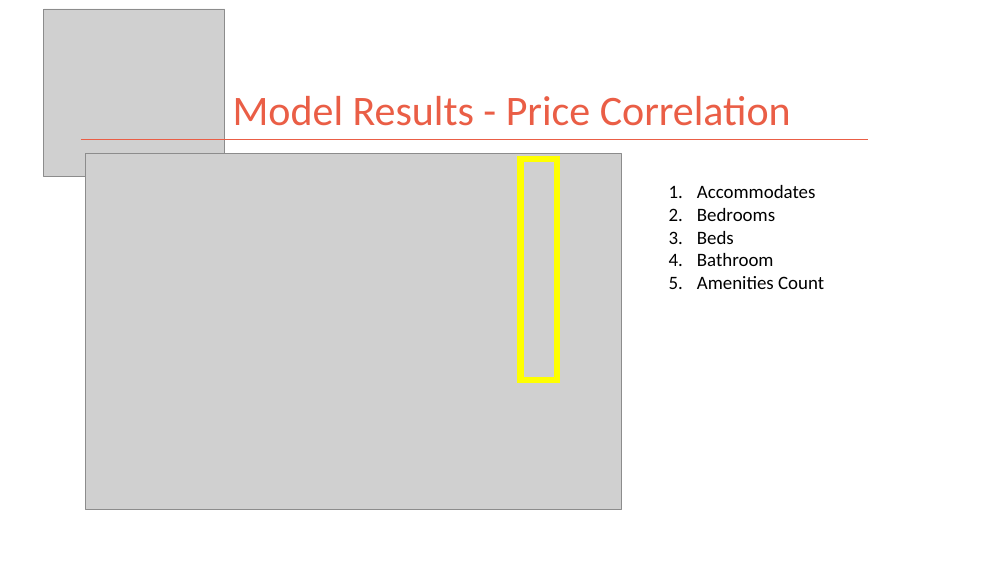
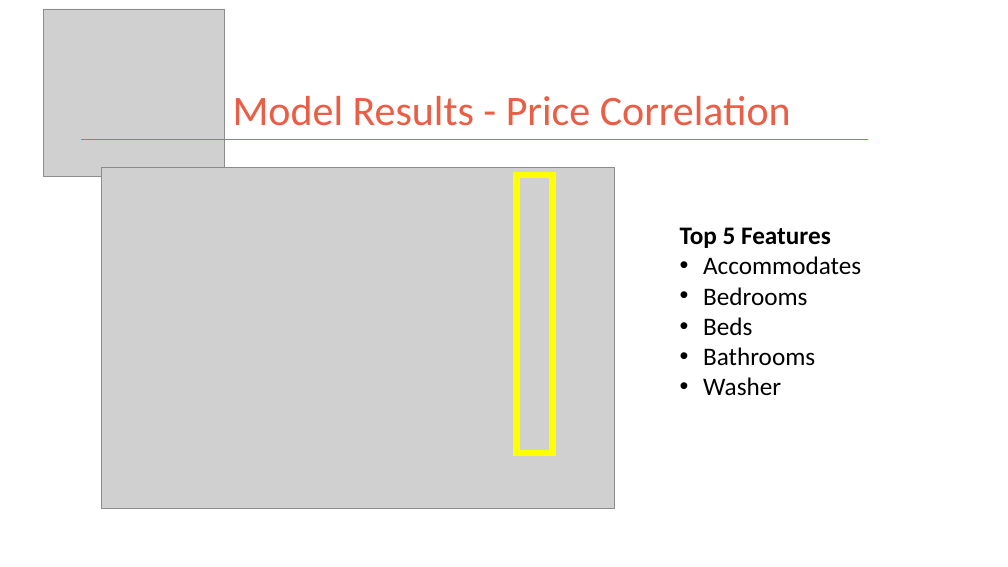
Before and after one commit to kman4/AirbnbPredictions, a slide deck: slide 16 of Airbnb Price Predictions (Model).pptx. Drawn at 1008x567 pixels with LibreOffice and Linux fonts; fonts in the diff are those of the drawing; grey boxes stand for pictures. Boxes give left, top, right and bottom in pixels: in the first picture for what was removed or moved away, otherwise in the second. Text is boxed around its words. In the diff, an @@ line names an element or a change of style, - is before the commit and + after.

```diff
--- a/Airbnb Price Predictions (Model).pptx
+++ b/Airbnb Price Predictions (Model).pptx
@@ picture: place and size @@
-picture at bbox=[85, 153, 621, 509]
+picture at bbox=[102, 167, 615, 508]
@@ rectangle: place and size @@
-rectangle at bbox=[521, 159, 557, 380]
+rectangle at bbox=[516, 175, 553, 453]
@@ text removed at bbox=[697, 185, 824, 289] @@
-1. Accommodates
-2. Bedrooms
-3. Beds
-4. Bathroom
-5. Amenities Count
@@ text added at bbox=[680, 227, 861, 396], 24 pt, text #000000 @@
+Top 5 Features
+• Accommodates
+• Bedrooms
+• Beds
+• Bathrooms
+• Washer
```
Also in this commit, not shown: 7 other slides changed.
